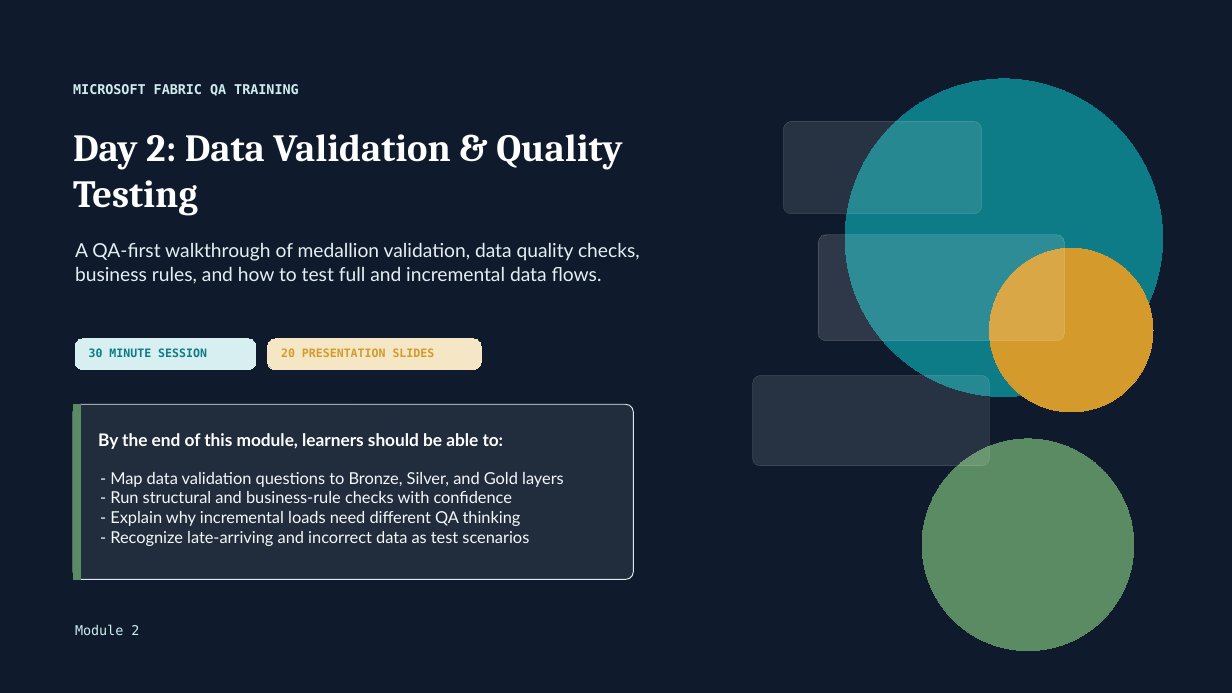
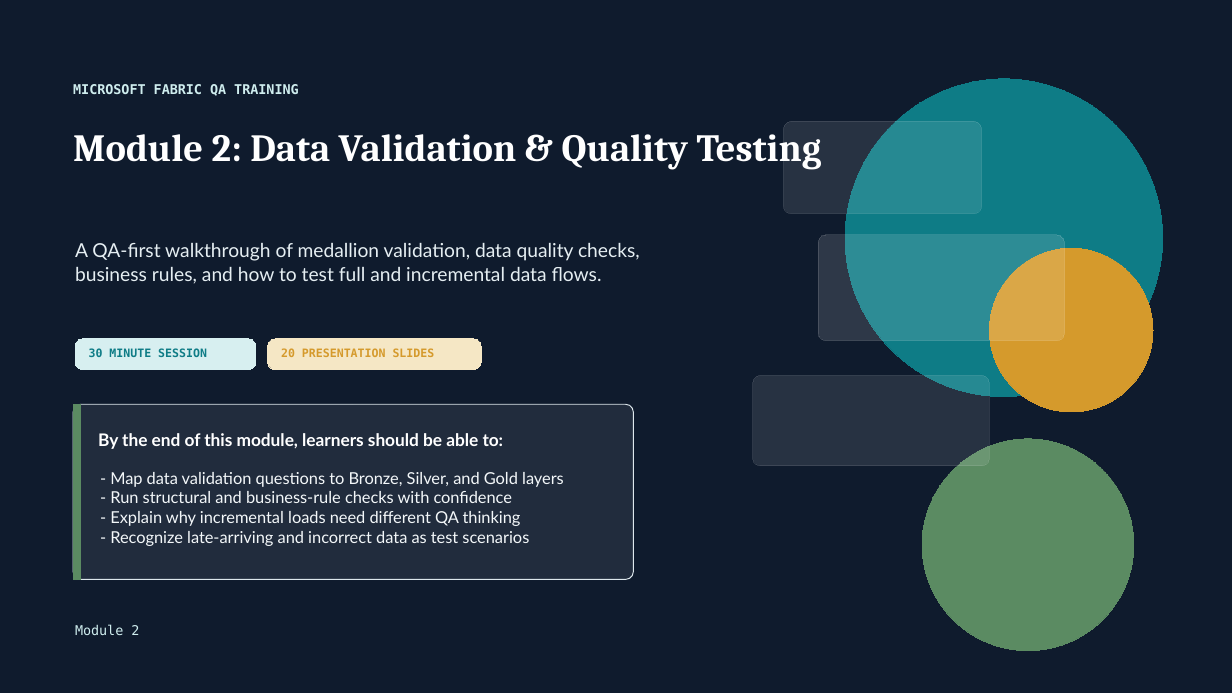
Before and after one commit to krish1711/MS-Fabric-QA-Training, a slide deck: slide 1 of Module 2/module-02-day-2-data-validation-quality-testing.pptx. Drawn at 1232x693 pixels with LibreOffice and Linux fonts; fonts in the diff are those of the drawing. Boxes give left, top, right and bottom in pixels: in the first picture for what was removed or moved away, otherwise in the second. Text is boxed around its words. In the diff, an @@ line names an element or a change of style, - is before the commit and + after.

Commit message:
Module Name changes

```diff
--- a/Module 2/module-02-day-2-data-validation-quality-testing.pptx
+++ b/Module 2/module-02-day-2-data-validation-quality-testing.pptx
@@ text at box(73, 134, 822, 170): text changed @@
-Day 2: Data Validation & Quality Testing
+Module 2: Data Validation & Quality Testing
```
Also in this commit, not shown: 3 other slides changed, 5 other files.
